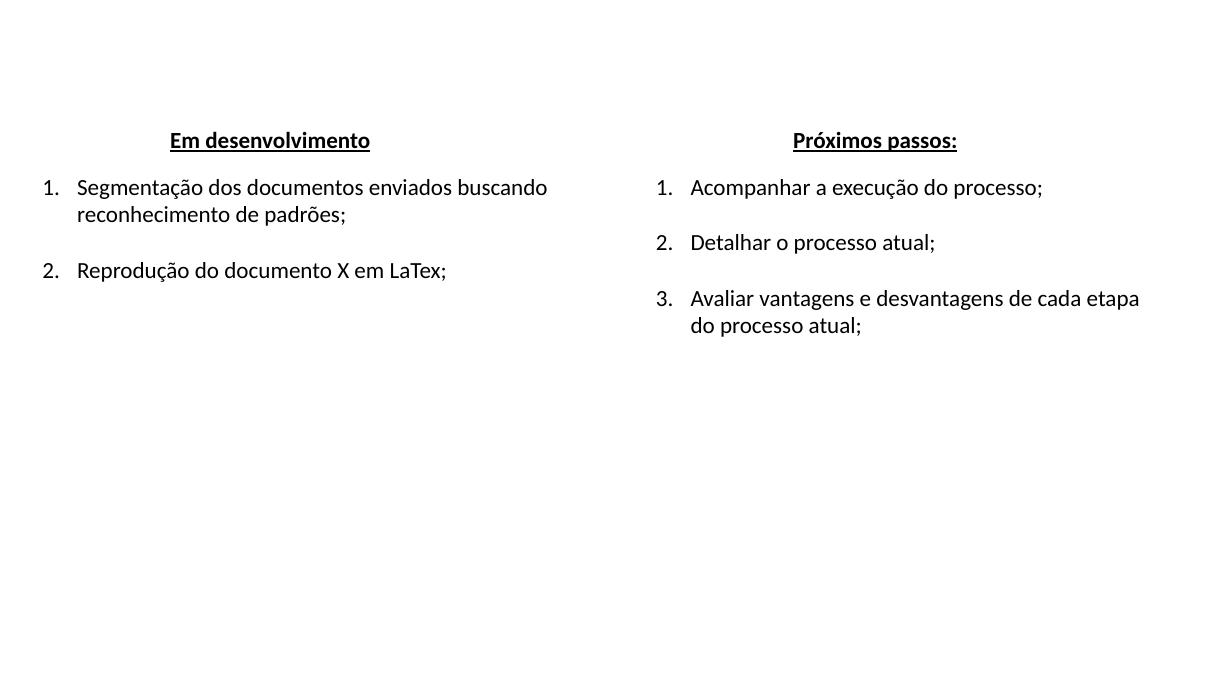
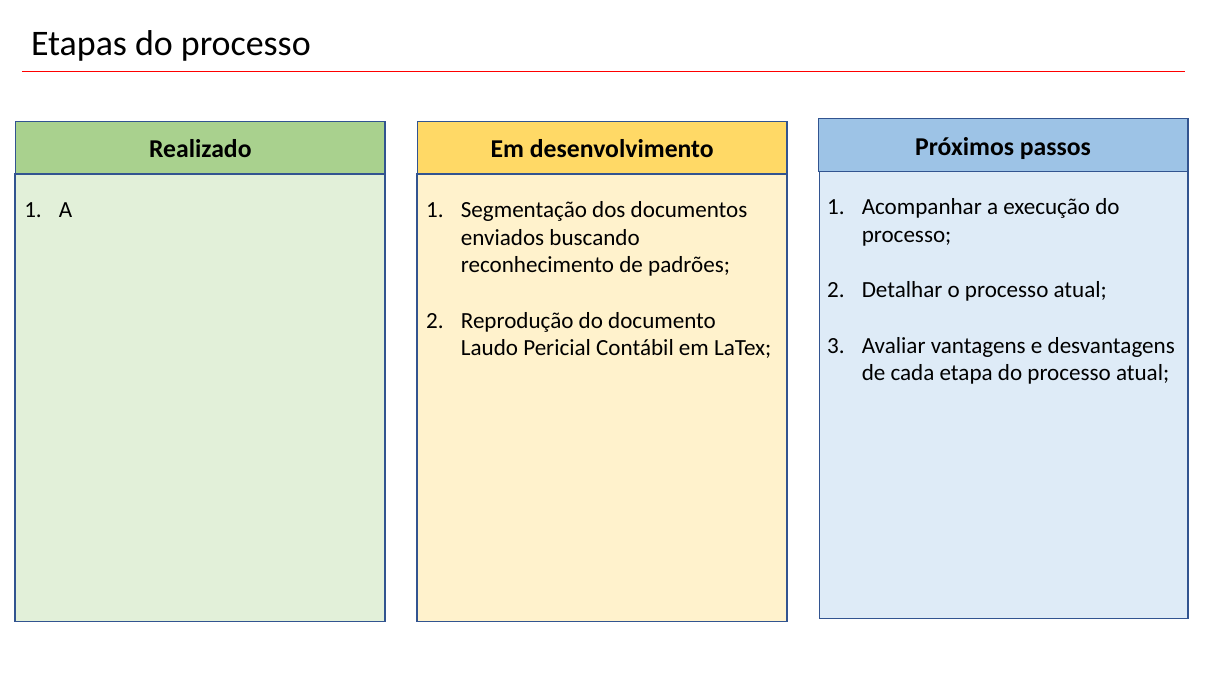
Before and after one commit to leonardocna/Automatizacao, a slide deck: slide 5 of Apresentação Laudo MMSP.pptx (slide 3 before the commit). Drawn at 1232x693 pixels with LibreOffice and Linux fonts; fonts in the diff are those of the drawing. Boxes give left, top, right and bottom in pixels: in the first picture for what was removed or moved away, otherwise in the second. Text is boxed around its words. In the diff, an @@ line names an element or a change of style, - is before the commit and + after.

```diff
--- a/Apresentação Laudo MMSP.pptx
+++ b/Apresentação Laudo MMSP.pptx
@@ text added at (31, 30, 311, 61), 28 pt, text #000000 @@
+Etapas do processo
@@ line added from (22, 72) to (1185, 72), #FF0000 0.5 pt @@
@@ rectangle added at (819, 118, 1189, 171), fill #9DC3E6, outline #325491 1 pt, 20 pt, text #000000, bold @@
+Próximos passos
@@ rectangle added at (16, 121, 385, 174), fill #A9D18E, outline #325491 1 pt, 20 pt, text #000000, bold @@
+Realizado
@@ rectangle "Em desenvolvimento": place and size @@
-rectangle "Em desenvolvimento" at (170, 131, 370, 152)
+rectangle "Em desenvolvimento" at (418, 121, 787, 174)
@@ rectangle "Em desenvolvimento" at (418, 121, 787, 174): size 18 to 20 pt, underline off; alignment left to centre; vertical alignment top to middle; fill none to #FFD966; outline none to #325491 1 pt @@
@@ text "Próximos passos:" rewrapped from (793, 132, 957, 152) to (915, 137, 1091, 159) @@
@@ text added at (983, 142, 1079, 159), 18 pt, text #000000, bold, underline @@
+Próximos passos:
@@ rectangle added at (15, 174, 385, 621), fill #E2F0D9, outline #325491 1 pt @@
@@ rectangle added at (417, 174, 787, 621), fill #FFF2CC, outline #325491 1 pt @@
@@ rectangle added at (820, 171, 1189, 618), fill #DEEBF7, outline #325491 1 pt @@
@@ text added at (59, 202, 72, 217), 18 pt, text #000000 @@
+1. A
@@ text "Segmentação dos documentos enviados buscando ...": place and size @@
-text "Segmentação dos documentos enviados buscando ..." at (77, 179, 547, 282)
+text "Segmentação dos documentos enviados buscando ..." at (461, 201, 771, 358)
@@ text "Acompanhar a execução do processo;" rewrapped from (691, 179, 1140, 337) to (862, 198, 1175, 384) @@
@@ text at (461, 312, 771, 358): text changed @@
-2. Reprodução do documento X em LaTex;
+2. Reprodução do documento Laudo Pericial Contábil em LaTex;
```
Also in this commit, not shown: 4 slides added, 2 slides removed, 1 other file.
